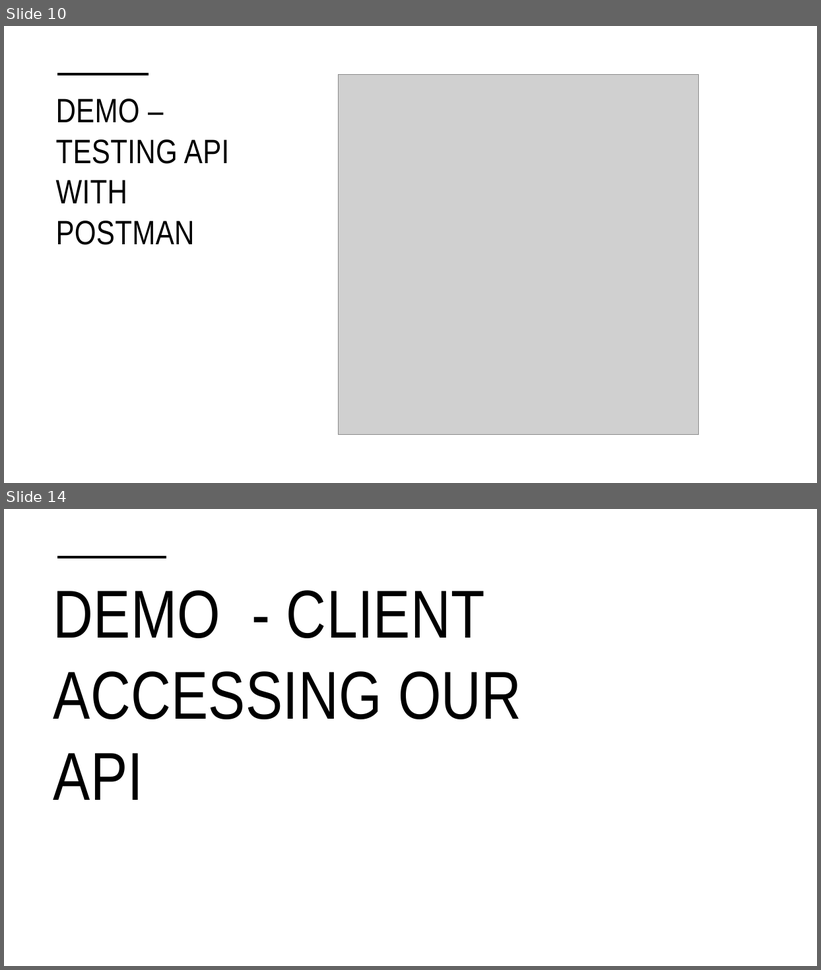
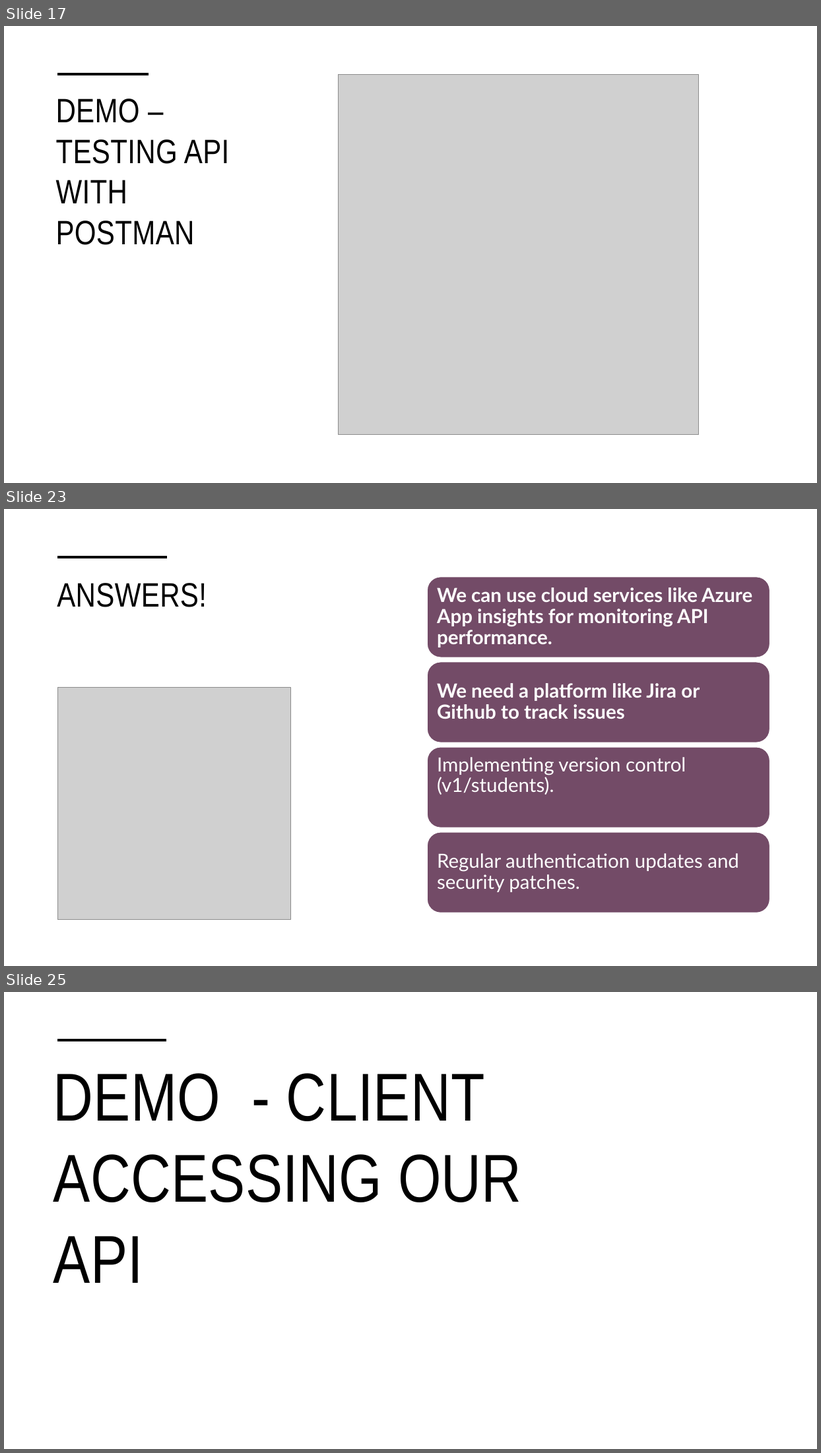
Before and after one commit to ashesh808/API-Demo-Presentation, a slide deck: Presentation.pptx. Shown one above the other, each under a label of ours: slides 10 and 14 before the commit, slides 17, 23 and 25 after it; the slides between them are not shown. The pictures are 821x970 and 821x1453 pixels, drawn with LibreOffice and Linux fonts; fonts in the diff are those of the drawing; grey boxes stand for pictures. Boxes give left, top, right and bottom in pixels: in the first picture for what was removed or moved away, otherwise in the second. Text is boxed around its words. In the diff, an @@ line names an element or a change of style, - is before the commit and + after.

```diff
--- a/Presentation.pptx
+++ b/Presentation.pptx
@@ slide 23 added at [4, 509, 817, 966], background #FFFFFF @@
@@ line added from (57, 557) to (167, 557), #000000 3.5 pt @@
@@ title added at [57, 583, 207, 607], 40 pt, text #000000 @@
+ANSWERS!
@@ picture added at [57, 687, 290, 920] @@
@@ group added at [427, 577, 770, 913]: 4 rounded rectangles, 4 texts @@
+We can use cloud services like Azure App insights for monitoring API performance.
+We need a platform like Jira or Github to track issues
+Implementing version control (v1/students).
+Regular authentication updates and security patches.
@@ what was slide 10 is now slide 17 @@
@@ what was slide 14 is now slide 25 @@
```
Also in this commit, not shown: 8 slides changed, 10 other slides added, 1 other file.
